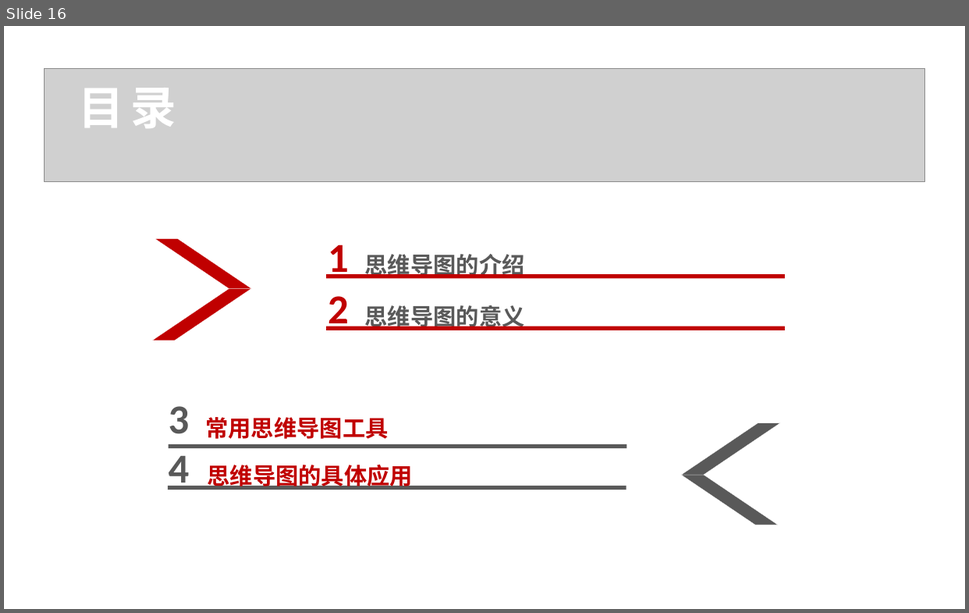
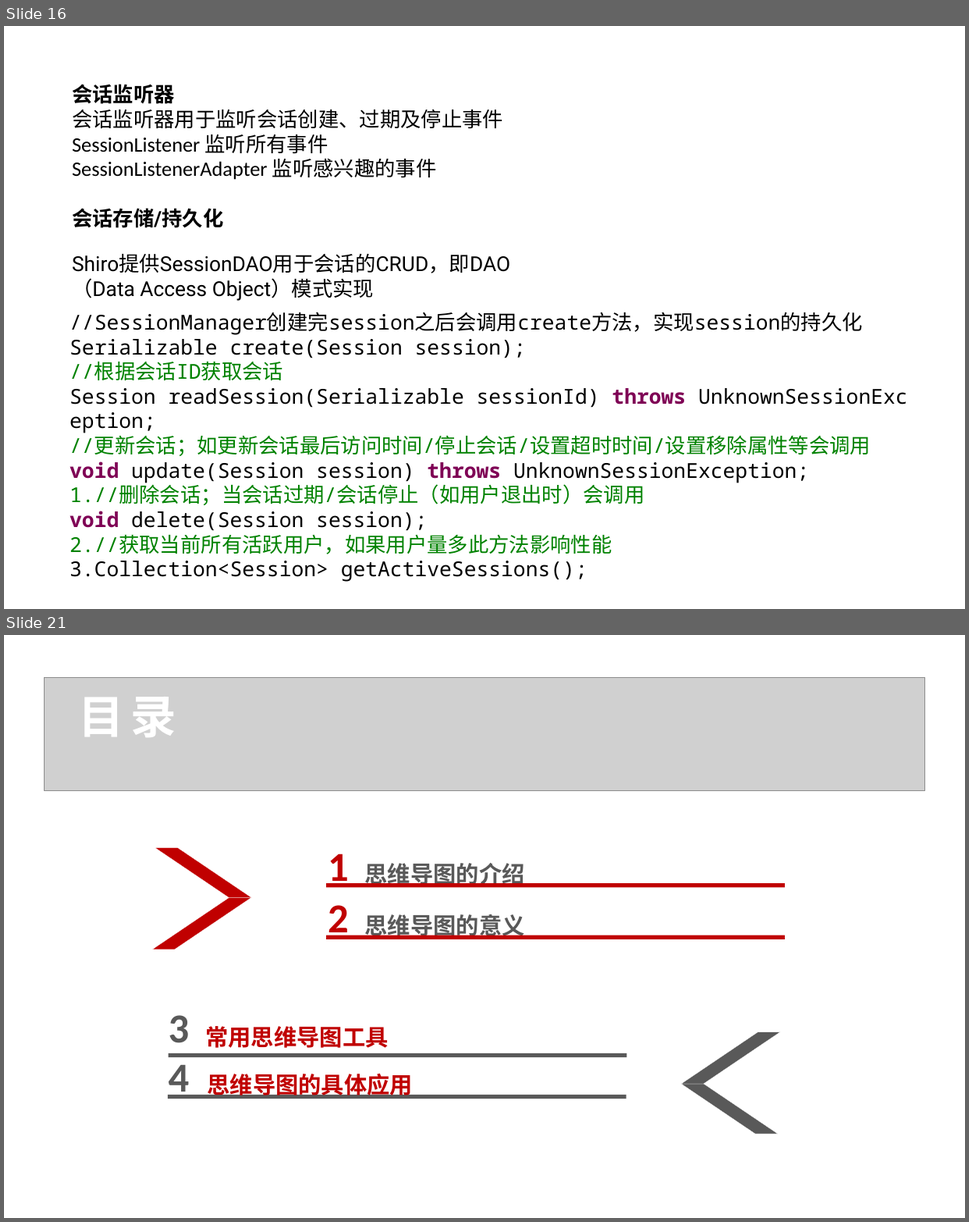
Before and after one commit to yanghaikun/shiro-in-action, a slide deck: shiro原理解析.pptx. Shown one above the other, each under a label of ours: slide 16 before the commit, slides 16 and 21 after it; the slides between them are not shown. The pictures are 969x613 and 969x1222 pixels, drawn with LibreOffice and Linux fonts; fonts in the diff are those of the drawing; grey boxes stand for pictures; background and template pictures are left out. Boxes give left, top, right and bottom in pixels: in the first picture for what was removed or moved away, otherwise in the second. Text is boxed around its words. In the diff, an @@ line names an element or a change of style, - is before the commit and + after.

```diff
--- a/shiro原理解析.pptx
+++ b/shiro原理解析.pptx
@@ slide 16 added at box(4, 26, 965, 609), background picture (left out) @@
@@ text added at box(72, 84, 503, 180), 18 pt, text #000000 @@
+会话监听器
+会话监听器用于监听会话创建、过期及停止事件
+SessionListener 监听所有事件
+SessionListenerAdapter 监听感兴趣的事件
@@ text added at box(72, 208, 223, 228), 18 pt, text #000000, bold @@
+会话存储/持久化
@@ text added at box(72, 254, 510, 301), 18 pt, text #000000 @@
+Shiro提供SessionDAO用于会话的CRUD，即DAO（Data Access Object）模式实现
@@ text added at box(70, 311, 871, 554), 18 pt, text #000000 @@
+//SessionManager创建完session之后会调用create方法，实现session的持久化
+Serializable create(Session session);
+//根据会话ID获取会话
+Session readSession(Serializable sessionId) throws UnknownSessionException;
+//更新会话；如更新会话最后访问时间/停止会话/设置超时时间/设置移除属性等会调用
+void update(Session session) throws UnknownSessionException;
+1. //删除会话；当会话过期/会话停止（如用户退出时）会调用
+void delete(Session session);
+1. //获取当前所有活跃用户，如果用户量多此方法影响性能
+2. Collection<Session> getActiveSessions();
@@ what was slide 16 is now slide 21 @@
```
Also in this commit, not shown: 1 slide changed, 5 other slides added, 1 slide removed.
